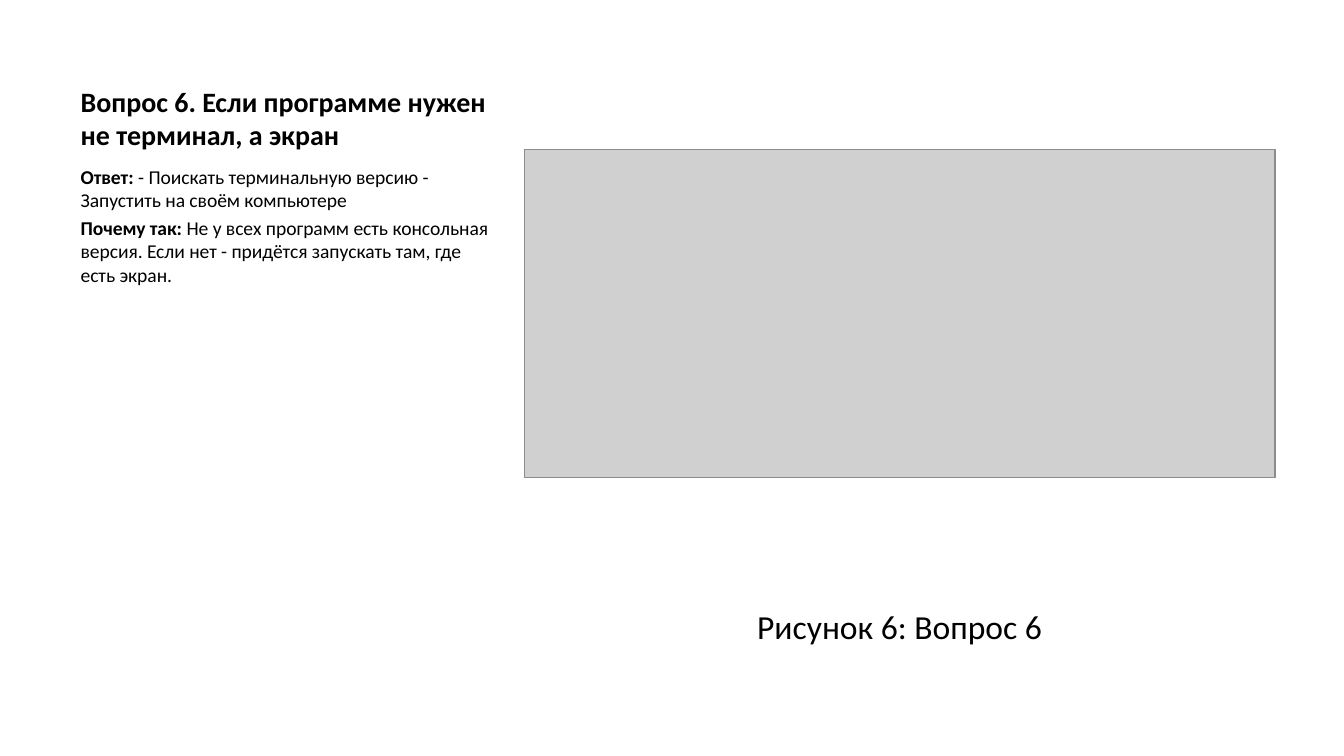
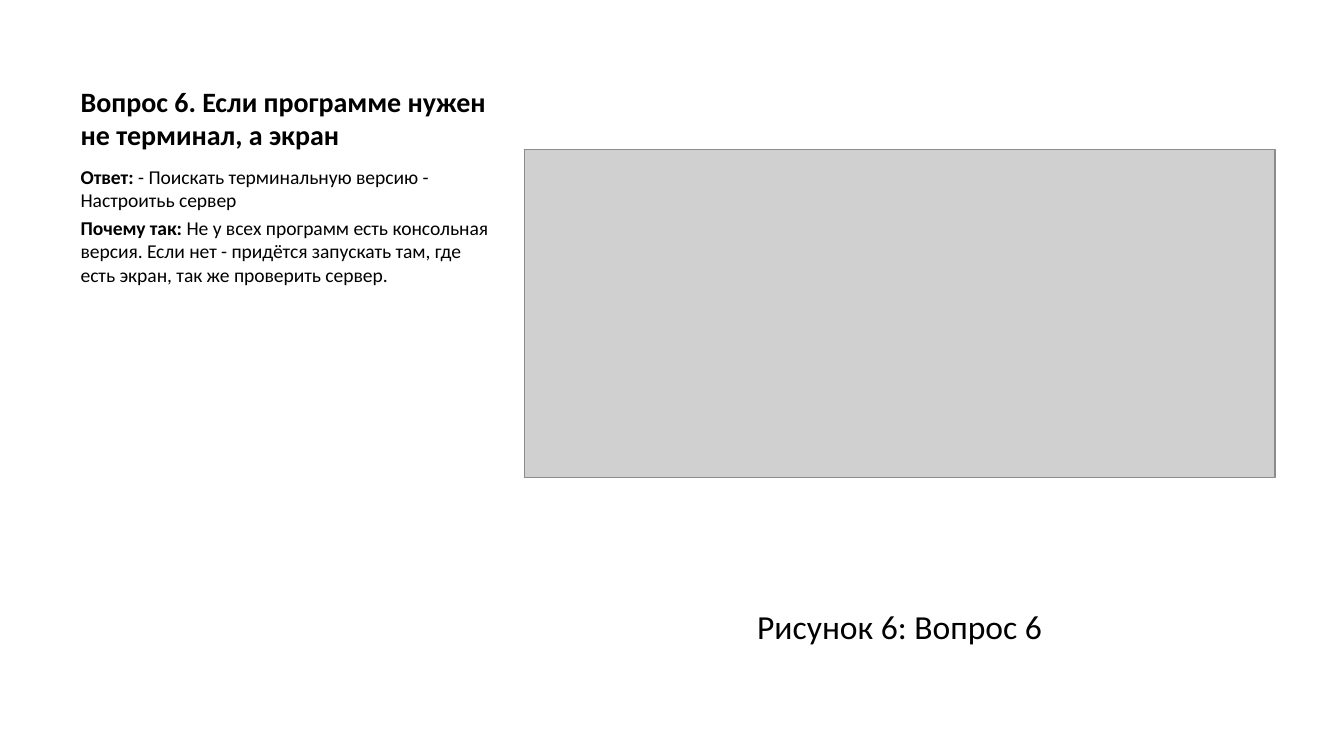
Before and after one commit to asivanova1/stepik-linux-course, a slide deck: slide 11 of stepik/razdel/02/presentation/output/presentation_stepik_2.pptx. Drawn at 1344x756 pixels with LibreOffice and Linux fonts; fonts in the diff are those of the drawing; grey boxes stand for pictures. Boxes give left, top, right and bottom in pixels: in the first picture for what was removed or moved away, otherwise in the second. Text is boxed around its words. In the diff, an @@ line names an element or a change of style, - is before the commit and + after.

```diff
--- a/stepik/razdel/02/presentation/output/presentation_stepik_2.pptx
+++ b/stepik/razdel/02/presentation/output/presentation_stepik_2.pptx
@@ text at [81, 171, 489, 285]: text changed @@
-Ответ: - Поискать терминальную версию - Запустить на своём компьютере
-Почему так: Не у всех программ есть консольная версия. Если нет - придётся запускать там, где есть экран.
+Ответ: - Поискать терминальную версию - Настроитьь сервер
+Почему так: Не у всех программ есть консольная версия. Если нет - придётся запускать там, где есть экран, так же проверить сервер.
```
Also in this commit, not shown: 3 other slides changed, 21 other files.
